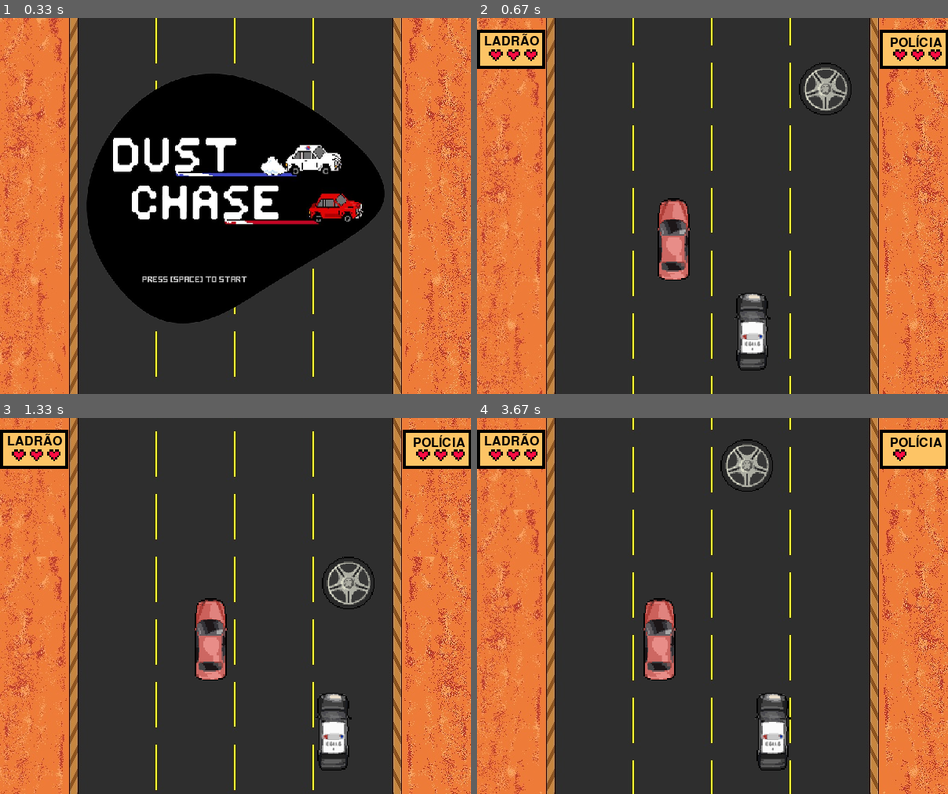
Above: before the commit, frames 1-4 (two rows, left to right).
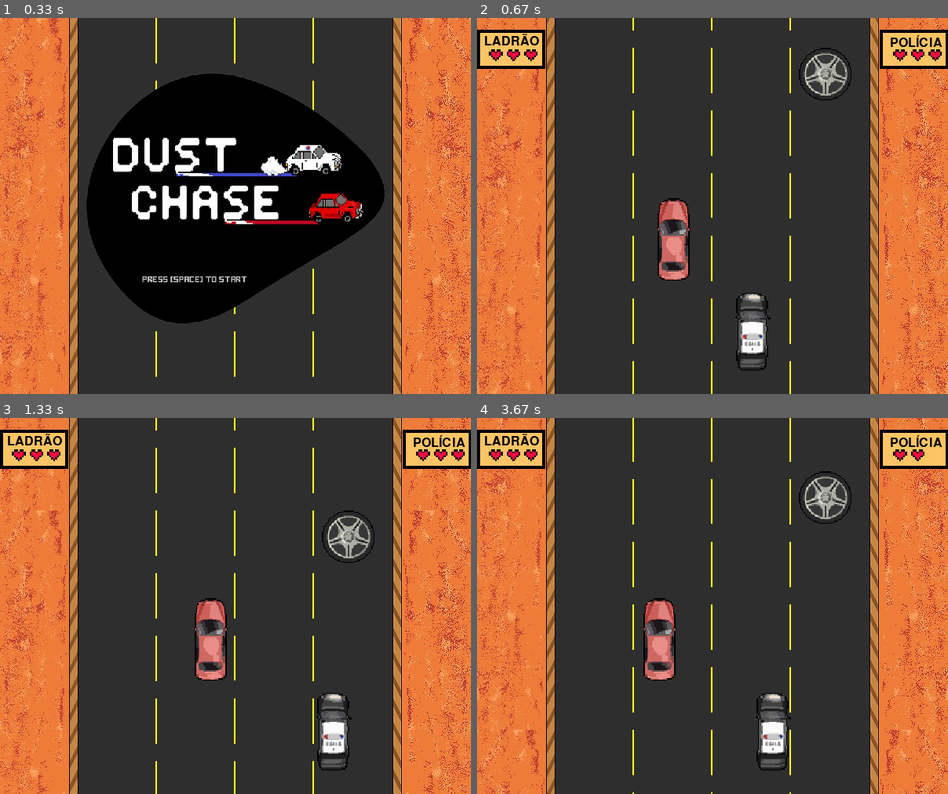
Above: after the commit, the same moments.

Repository: Fdemaiaar/PyGame_Desoft
Game: pygame game, started from main.py
Two runs of this game, one before a commit and one after it. Both use one fixed random seed, a clock stepped at 60 frames per second and the inputs below.
Inputs:
- Up to frame 1 (0.33 s): no input
- Up to frame 2 (0.67 s): tap Space at 0.33 s
- Up to frame 3 (1.33 s): hold Right 0.67-1.13 s; hold Right from 1.17 s (still down); hold D from 1.17 s (still down)
- Up to frame 4 (3.67 s): release Right at 1.63 s; release D at 1.63 s; hold Left 1.67-2.2 s; hold A 1.67-2.2 s; hold Left 2.23-2.63 s; hold A 2.23-2.63 s; hold Right 2.67-3.3 s; hold D 2.67-3.3 s; hold Left from 3.33 s (still down); hold A from 3.33 s (still down)

Frame 1 is identical in both runs. In frame 2, 12% of the frame differs, in the area x 0-100%, y 0-100%; in frame 3, 10%; in frame 4, 12%.

Commit message:
Update main.py

Diff:
--- a/main.py
+++ b/main.py
@@ -135,7 +135,7 @@
         imagens['vitlad'].plot(90,65)
     if tecla[pygame.K_SPACE]:
         som_radio.play()
-        velocidade = 3
+        velocidade = 2
         entrada = False
         reentrada_p = False
         reentrada_l = False
